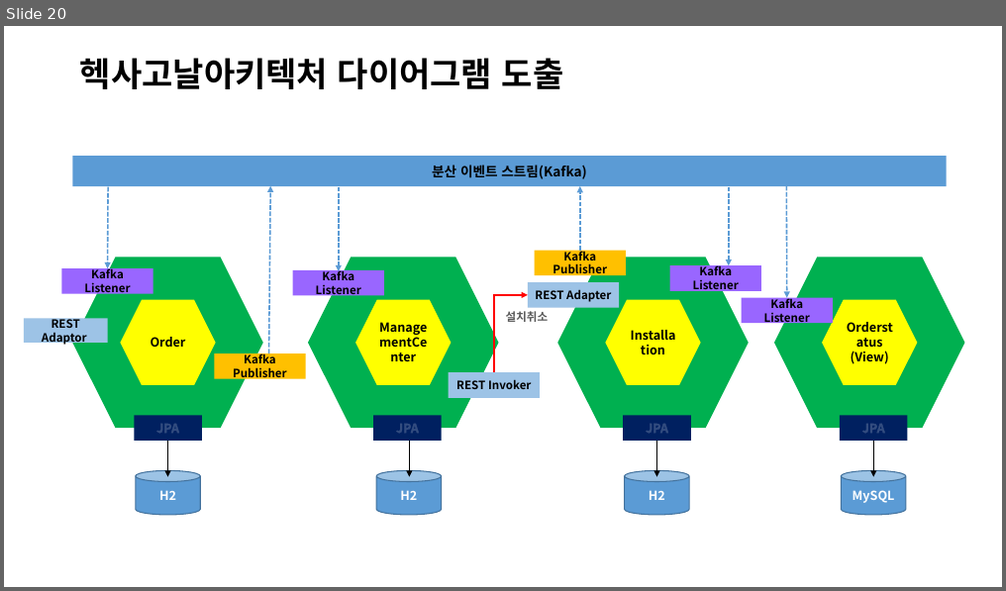
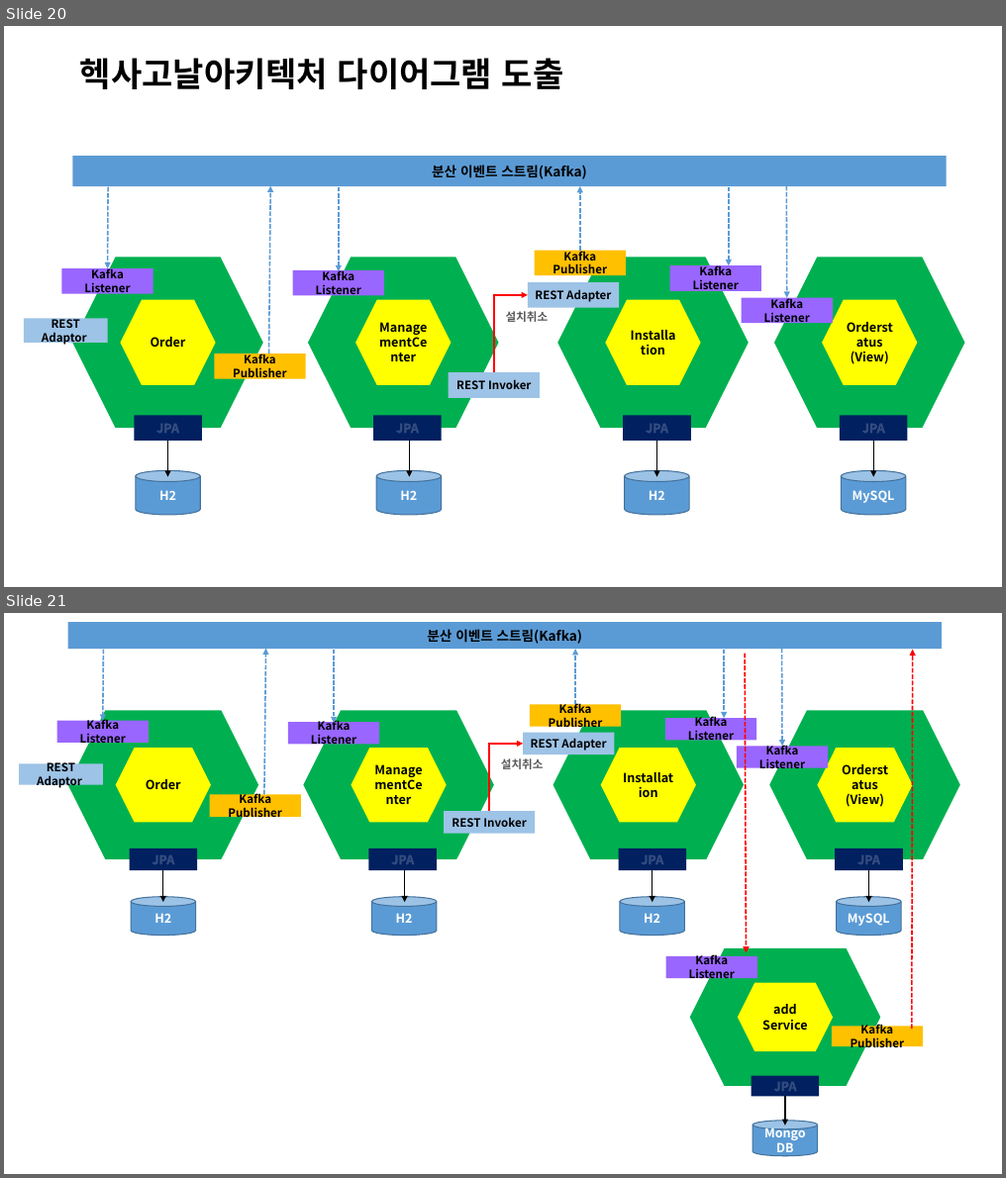
Before and after one commit to jisujin/ipTVShopProject, a slide deck: 실습프로젝트설계_ipTVShopProject.pptx. Shown one above the other, each under a label of ours: slide 20 before the commit, slides 20 and 21 after it. The pictures are 1006x591 and 1006x1178 pixels, drawn with LibreOffice and Linux fonts; fonts in the diff are those of the drawing. Boxes give left, top, right and bottom in pixels: in the first picture for what was removed or moved away, otherwise in the second. Text is boxed around its words. In the diff, an @@ line names an element or a change of style, - is before the commit and + after.

```diff
--- a/실습프로젝트설계_ipTVShopProject.pptx
+++ b/실습프로젝트설계_ipTVShopProject.pptx
@@ slide 21 added at box(4, 613, 1002, 1174), background #FFFFFF @@
@@ group added at box(19, 622, 960, 1157): 17 rectangles, 13 arrows, 10 hexagons, 5 cylinders, 1 elbow arrow, 1 text @@
+add
+Service
+MongoDB
+JPA
+Kafka Publisher
+분산 이벤트 스트림(Kafka)
+Order
+ManagementCenter
+Installation
+H2
+H2
+H2
+JPA
+JPA
+JPA
+REST Invoker
+REST Adapter
+Kafka Publisher
+Kafka Listener
+REST Adaptor
+Orderstatus
+(View)
+MySQL
+JPA
+Kafka Listener
+Kafka Listener
+설치취소
+Kafka Listener
+Kafka Publisher
+Kafka Listener
```
